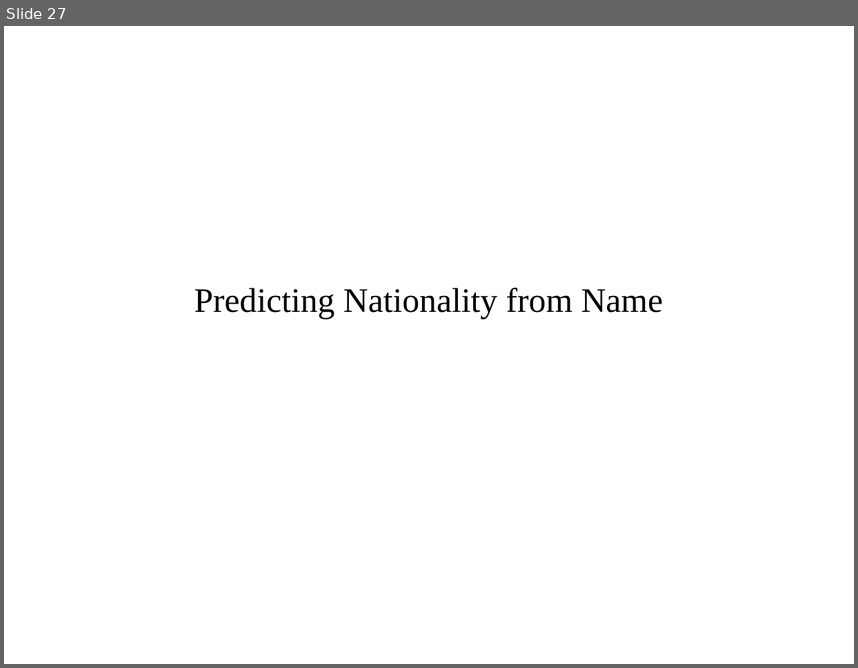
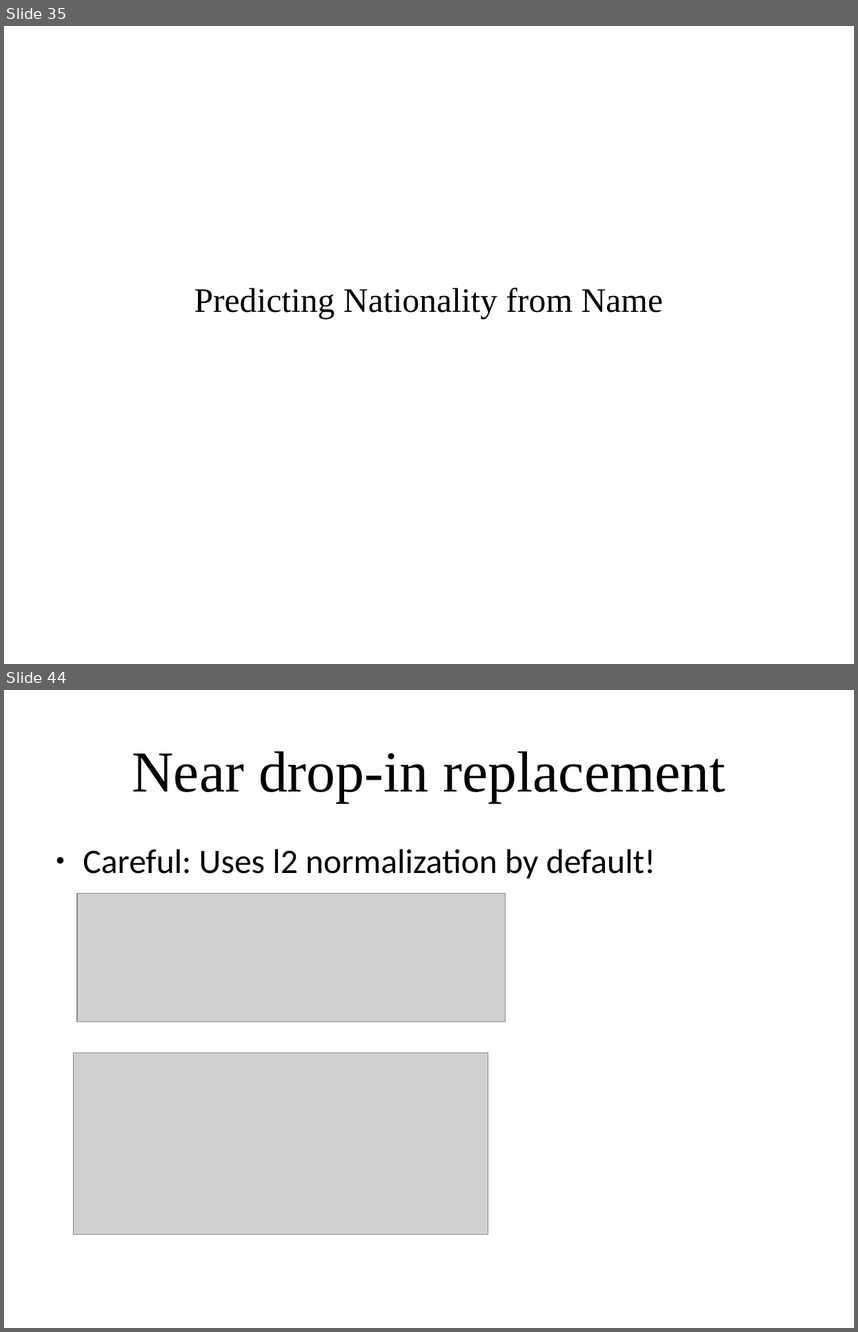
Before and after one commit to amueller/applied_ml_spring_2017, a slide deck: slides/aml-19-040317.odp. Shown one above the other, each under a label of ours: slide 27 before the commit, slides 35 and 44 after it; the slides between them are not shown. The pictures are 858x668 and 858x1332 pixels, drawn with LibreOffice and Linux fonts; fonts in the diff are those of the drawing; grey boxes stand for pictures. Boxes give left, top, right and bottom in pixels: in the first picture for what was removed or moved away, otherwise in the second. Text is boxed around its words. In the diff, an @@ line names an element or a change of style, - is before the commit and + after.

```diff
--- a/slides/aml-19-040317.odp
+++ b/slides/aml-19-040317.odp
@@ slide 44 added at <box>4,690,854,1328</box>, background #FFFFFF @@
@@ title added at <box>132,751,726,802</box>, 54 pt, text #000000 @@
+Near drop-in replacement
@@ text added at <box>83,849,656,878</box>, 32 pt, text #000000 @@
+● Careful: Uses l2 normalization by default!
@@ picture added at <box>77,893,506,1022</box> @@
@@ picture added at <box>74,1052,488,1234</box> @@
@@ what was slide 27 is now slide 35 @@
```
Also in this commit, not shown: 2 slides changed, 23 other slides added, 6 slides removed, 2 other files.
